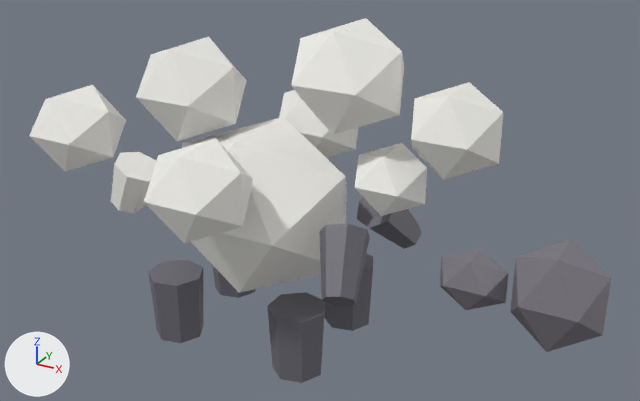
A saved change to the glTF model public/studio/v2.15.0/d_sheep/model.glb.
Both versions are drawn from a 50 mm camera at (3.71, -5.73, 4.22) aimed at (0.51, 0.09, 1.31). The axes (+X, +Y, +Z) are drawn at lower left. The lights are the same throughout. The first picture is the older version. Where no turn or scale is listed for an object, it has been applied to the vertices.

Objects in the first picture: 'part0', 'part1', 'part10', 'part11', 'part13', 'part15', 'part2', 'part3', 'part5', 'part6', 'part7', 'part8', 'part9' and 4 more.
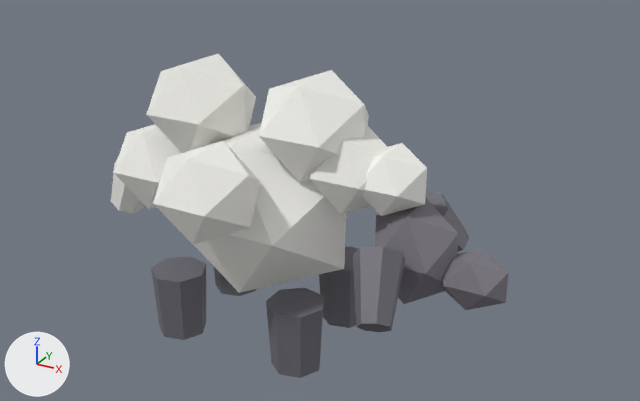
Changed parts and their boxes (x1, y1, x2, y2) in the pictures (640 x 401 px):
'part1', moved: before (291, 18, 404, 135); after (259, 70, 369, 182)
'part7', moved: before (510, 239, 611, 352); after (375, 199, 459, 304)
'part6', moved: before (411, 82, 503, 180); after (310, 124, 389, 215)
'part2', moved: before (136, 37, 246, 141); after (146, 53, 256, 153)
'part5', moved: before (144, 138, 253, 244); after (153, 141, 260, 244)
'part3', moved: before (29, 85, 126, 172); after (113, 124, 181, 209)
'part11', moved: before (319, 224, 370, 306); after (353, 247, 405, 332)
'part10', moved: before (357, 197, 422, 249); after (425, 192, 469, 252)
'part4', unchanged, covered by the edit: before (279, 90, 359, 158)
'part16', unchanged, covered by the edit: before (111, 152, 156, 213); after (111, 158, 144, 213)

Diff of the bpy script that builds the scene:
```diff
--- a/public/studio/v2.15.0/d_sheep/model.glb.py
+++ b/public/studio/v2.15.0/d_sheep/model.glb.py
@@ me_geometry_1 @@
 # used by ob_part1; location = (0.0, 0.0, 0.0)
-me_geometry_1.from_pydata(...)  # 12 vertices, 20 faces; spans x 0.394..1.227, y -0.417..0.417, z 2.032..2.799
+me_geometry_1.from_pydata(...)  # 12 vertices, 20 faces; spans x 0.103..0.937, y -0.417..0.417, z 1.597..2.363
+# me_geometry_1 part 1: the whole mesh is moved by (-0.291, 0.0, -0.436)
 me_geometry_1.materials.append(mat_defaultmaterial_001)
@@ me_geometry_2 @@
 # used by ob_part2; location = (0.0, 0.0, 0.0)
-me_geometry_2.from_pydata(...)  # 12 vertices, 20 faces; spans x -1.06..-0.226, y -0.417..0.417, z 1.728..2.495
+me_geometry_2.from_pydata(...)  # 12 vertices, 20 faces; spans x -0.967..-0.133, y -0.417..0.417, z 1.597..2.363
+# me_geometry_2 part 2: the whole mesh is moved by (0.093, 0.0, -0.132)
 me_geometry_2.materials.append(mat_defaultmaterial_002)
@@ me_geometry_3 @@
 # used by ob_part3; location = (0.0, 0.0, 0.0)
-me_geometry_3.from_pydata(...)  # 12 vertices, 20 faces; spans x -2.355..-1.589, y -0.383..0.383, z 1.196..1.9
+me_geometry_3.from_pydata(...)  # 12 vertices, 20 faces; spans x -1.403..-0.637, y -0.383..0.383, z 1.028..1.732
+# me_geometry_3 part 3: the whole mesh is moved by (0.952, 0.0, -0.168)
 me_geometry_3.materials.append(mat_defaultmaterial_003)
@@ me_geometry_5 @@
 # used by ob_part5; location = (0.0, 0.0, 0.0)
-me_geometry_5.from_pydata(...)  # 12 vertices, 20 faces; spans x -0.309..0.422, y -1.273..-0.541, z 1.34..2.013
+me_geometry_5.from_pydata(...)  # 12 vertices, 20 faces; spans x -0.316..0.416, y -1.166..-0.434, z 1.283..1.957
+# me_geometry_5 part 4: the whole mesh is moved by (-0.007, 0.107, -0.056)
 me_geometry_5.materials.append(mat_defaultmaterial_005)
@@ me_geometry_6 @@
 # used by ob_part6; location = (0.0, 0.0, 0.0)
-me_geometry_6.from_pydata(...)  # 12 vertices, 20 faces; spans x 1.337..2.001, y -0.332..0.332, z 1.826..2.437
+me_geometry_6.from_pydata(...)  # 12 vertices, 20 faces; spans x 0.528..1.192, y -0.332..0.332, z 1.375..1.985
+# me_geometry_6 part 5: the whole mesh is moved by (-0.809, 0.0, -0.452)
 me_geometry_6.materials.append(mat_defaultmaterial_006)
@@ me_geometry_7 @@
 # used by ob_part7; location = (0.0, 0.0, 0.0)
-me_geometry_7.from_pydata(...)  # 12 vertices, 20 faces; spans x 2.185..2.866, y -0.298..0.298, z 0.645..1.394
+me_geometry_7.from_pydata(...)  # 12 vertices, 20 faces; spans x 1.06..1.74, y -0.298..0.298, z 0.726..1.474
+# me_geometry_7 part 6: the whole mesh is moved by (-1.125, 0.0, 0.08)
 me_geometry_7.materials.append(mat_defaultmaterial_007)
@@ me_geometry_10 @@
 # used by ob_part10; location = (0.0, 0.0, 0.0)
-me_geometry_10.from_pydata(...)  # 16 vertices, 28 faces; spans x 0.742..1.193, y 0.133..0.734, z 0.805..1.414
+me_geometry_10.from_pydata(...)  # 16 vertices, 28 faces; spans x 1.11..1.561, y 0.294..0.894, z 0.772..1.381
+# me_geometry_10 part 7: the whole mesh is moved by (0.368, 0.161, -0.033)
 me_geometry_10.materials.append(mat_defaultmaterial_010)
@@ me_geometry_11 @@
 # used by ob_part11; location = (0.0, 0.0, 0.0)
-me_geometry_11.from_pydata(...)  # 16 vertices, 28 faces; spans x 0.742..1.193, y -0.734..-0.133, z 0.805..1.414
+me_geometry_11.from_pydata(...)  # 16 vertices, 28 faces; spans x 1.11..1.561, y -0.894..-0.294, z 0.772..1.381
+# me_geometry_11 part 8: the whole mesh is moved by (0.368, -0.161, -0.033)
 me_geometry_11.materials.append(mat_defaultmaterial_011)
```
